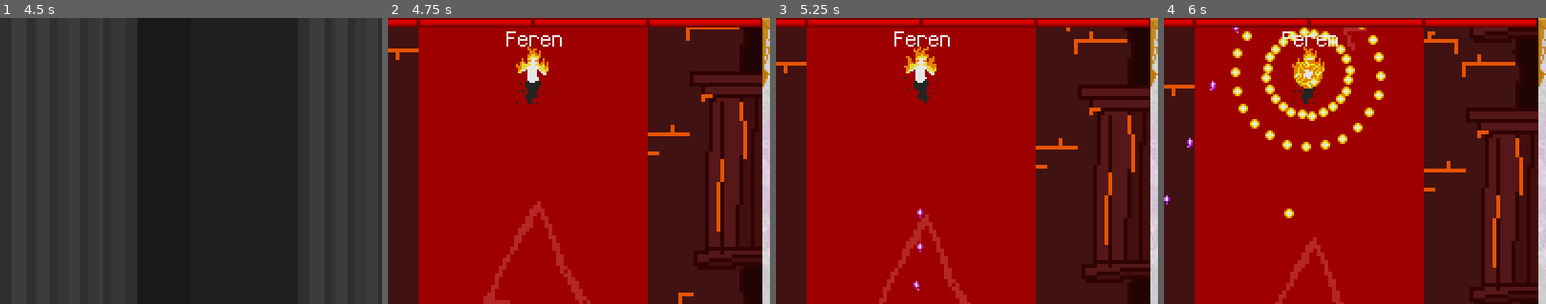
Above: before the commit, frames 1-4 (left to right).
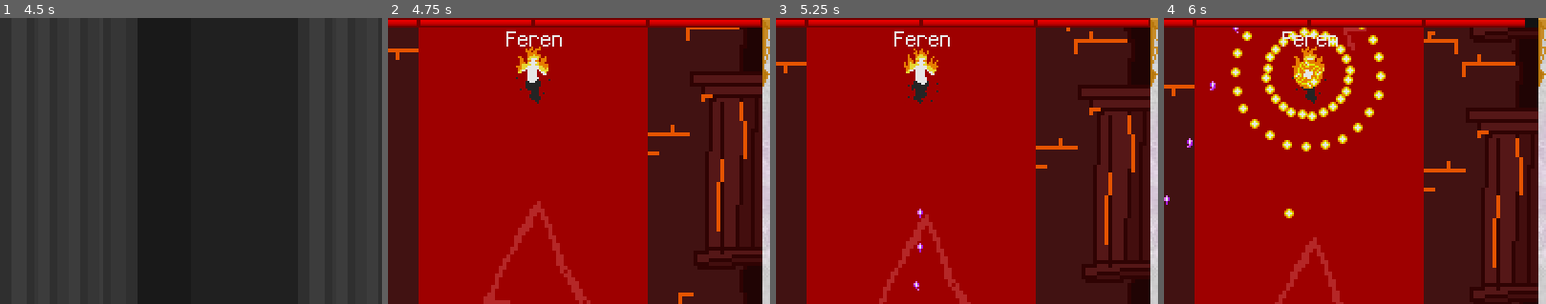
Above: after the commit, the same moments.

Repository: Voltinus/rimu
Game: Godot game, scene res://levels/LanguageSelector/LanguageSelector.tscn
Two runs of this game, one before a commit and one after it. Both use one fixed random seed, a clock stepped at 60 frames per second and the inputs below.
Inputs (mouse positions are % of the whole screen's width and height, from its top left):
- Up to frame 1 (4.5 s): click (50, 37) at 0.5 s; click "New game" at 1.25 s; tap Enter (dialogue_skip) at 2, 3.5 s; move the mouse to (72, 45) at 2.02 s; hold D (move_right) 2.03-2.78 s; click (72, 45) at 2.17 s; tap Space at 2.75, 4.25 s; move the mouse to (30, 55) at 2.77 s; hold S (move_down) 2.78-3.53 s; move the mouse to (60, 28) at 3.52 s; hold D (move_right) 3.53-4.28 s; move the mouse to (45, 70) at 4.27 s; hold W (move_up) from 4.28 s (still down); click (45, 70) at 4.42 s
- Up to frame 2 (4.75 s): keep holding W (move_up)
- Up to frame 3 (5.25 s): move the mouse to (80, 65) at 5.02 s; release W (move_up) at 5.03 s; hold A (move_left) from 5.03 s (still down)
- Up to frame 4 (6 s): keep holding A (move_left); move the mouse to (20, 35) at 5.77 s
The pictures show only the part of the screen within x 11-61%, y 0-50%; the shares and areas given below are measured in that part.

Frame 1 is identical in both runs. In frame 2, 0.2% of the frame differs, in the area x 33-43%, y 10-30%; in frame 3, 0.2%; in frame 4, 0.3%, in the area x 33-98%, y 0-30%.

Commit message:
Added v0.1 export

Diff:
--- a/actors/Enemy/Enemy.gd
+++ b/actors/Enemy/Enemy.gd
@@ -2,7 +2,7 @@
 class_name Enemy
 
 
-const MAX_HP: int = 1000
+const MAX_HP: int = 100
 var hp: int = MAX_HP
 var alive: bool = true
 var _element: String
@@ -55,7 +55,7 @@
 	if hp == 0:
 		emit_signal('died')
 		alive = false
-		if _element == "fire" and ($"../LavaWalls" as LavaWalls) != null:
+		if _element == "fire" and get_parent().has_node("LavaWalls"):
 			($"../LavaWalls" as LavaWalls).slide_out()
 
 	if float(hp)/MAX_HP <= 0.75 and states2 != []:
@@ -67,7 +67,8 @@
 	if float(hp)/MAX_HP <= 0.25 and states4 != []:
 		treshold_reached = 4
 
-
+func _on_Enemy_died():
+	pass
 
 const SPEED = 30
 var speed_multilplier: int = 1
--- a/actors/Enemy/Enemy.tscn
+++ b/actors/Enemy/Enemy.tscn
@@ -122,6 +122,7 @@
 [node name="AnimatedSprite" type="AnimatedSprite" parent="."]
 frames = SubResource( 16 )
 animation = "fire"
+frame = 2
 playing = true
 
 [node name="CollisionShape2D" type="CollisionShape2D" parent="."]
--- a/objects/Book/Book.gd
+++ b/objects/Book/Book.gd
@@ -4,8 +4,11 @@
 func _ready():
 	pass
 
-func init(_element: String) -> void:
+func _physics_process(delta: float) -> void:
 	pass
 
-func _physics_process(delta: float) -> void:
-	pass
+
+func _on_Book_body_entered(body):
+	if body.name == "Player":
+		print("picked up a book")
+		self.queue_free()
--- a/objects/Book/Book.tscn
+++ b/objects/Book/Book.tscn
@@ -18,3 +18,4 @@
 
 [node name="AudioStreamPlayer2D" type="AudioStreamPlayer2D" parent="."]
 stream = ExtResource( 2 )
+[connection signal="body_entered" from="." to="." method="_on_Book_body_entered"]
Not shown, changed: export_presets.cfg
Not shown, changed: export/Rimu v0.1.exe
